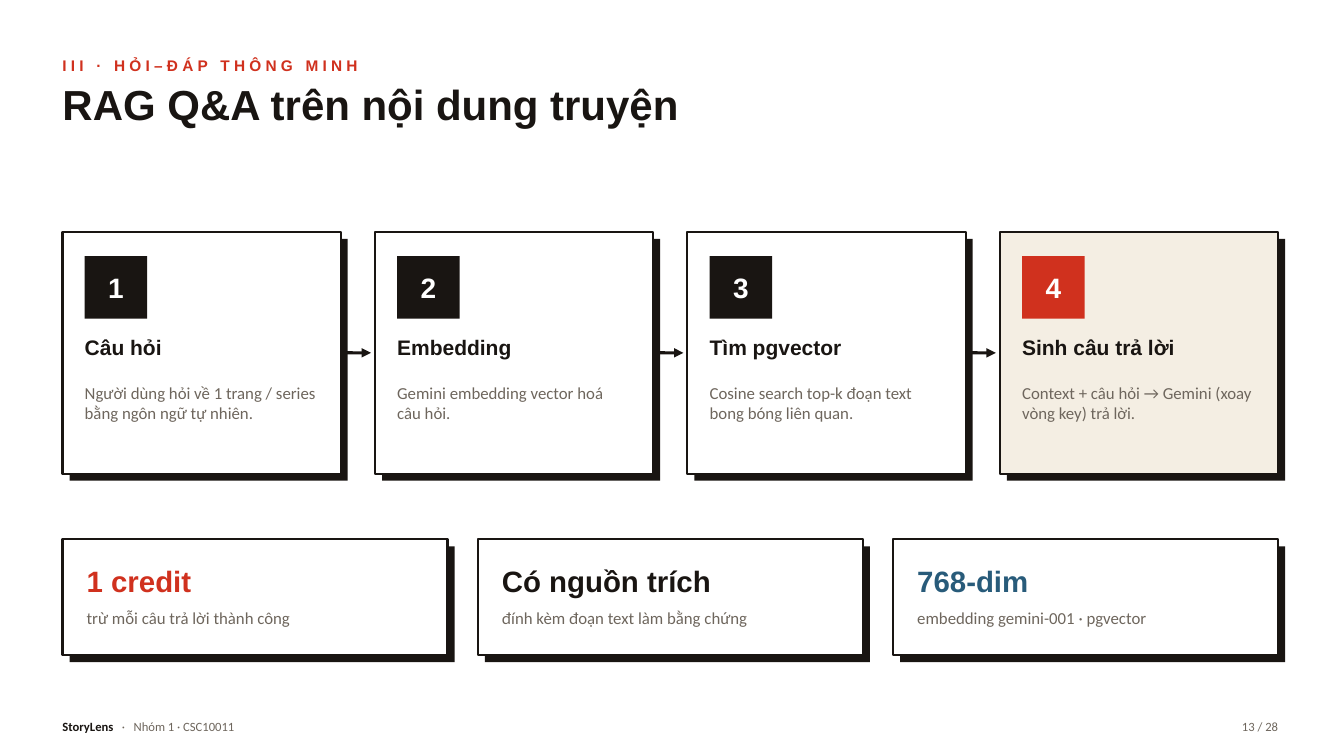
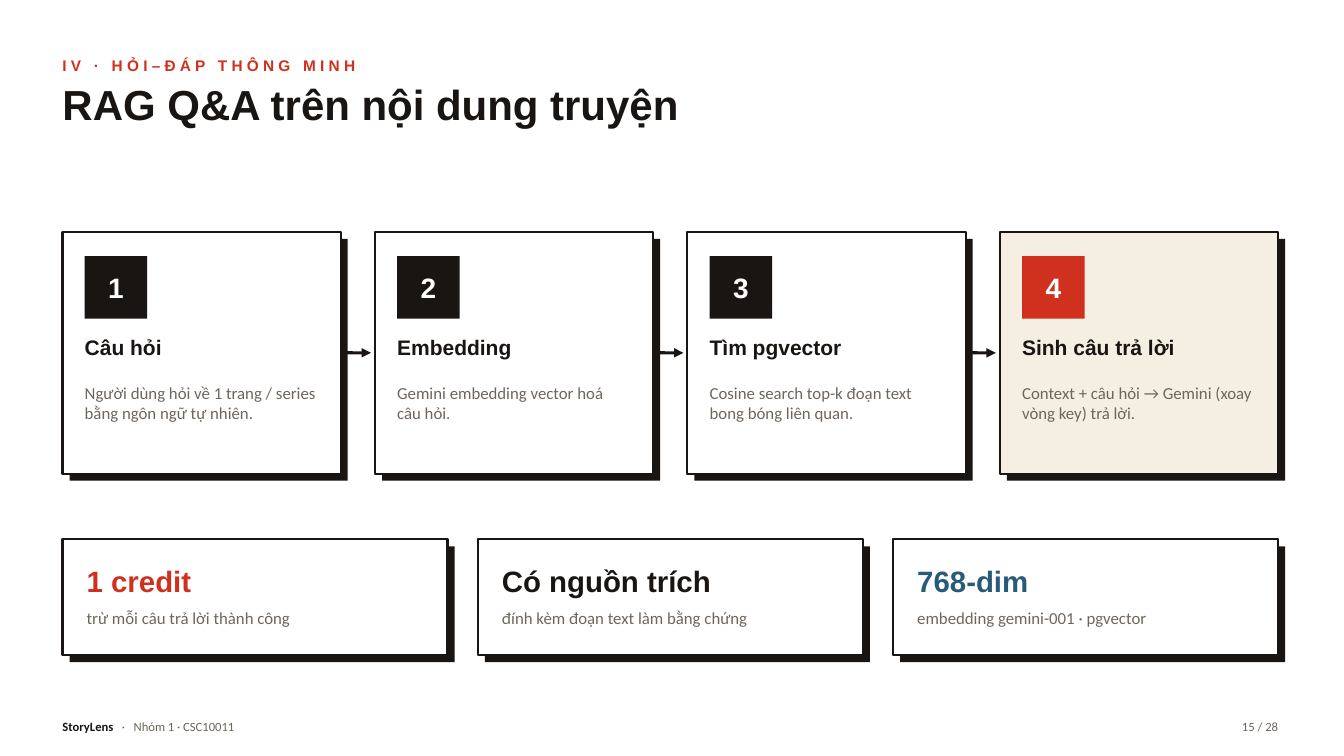
Before and after one commit to trungkiet2005/storylen, a slide deck: slide 15 of docs/presentation/StoryLens_Presentation.pptx (slide 13 before the commit). Drawn at 1344x756 pixels with LibreOffice and Linux fonts; fonts in the diff are those of the drawing. Boxes give left, top, right and bottom in pixels: in the first picture for what was removed or moved away, otherwise in the second. Text is boxed around its words. In the diff, an @@ line names an element or a change of style, - is before the commit and + after.

```diff
--- a/docs/presentation/StoryLens_Presentation.pptx
+++ b/docs/presentation/StoryLens_Presentation.pptx
@@ text at <box>62,59,355,71</box>: text changed @@
-III · HỎI–ĐÁP THÔNG MINH
+IV · HỎI–ĐÁP THÔNG MINH
@@ text at <box>1242,722,1278,731</box>: text changed @@
-13 / 28
+15 / 28
```
Also in this commit, not shown: 22 other slides changed, 5 other files.
